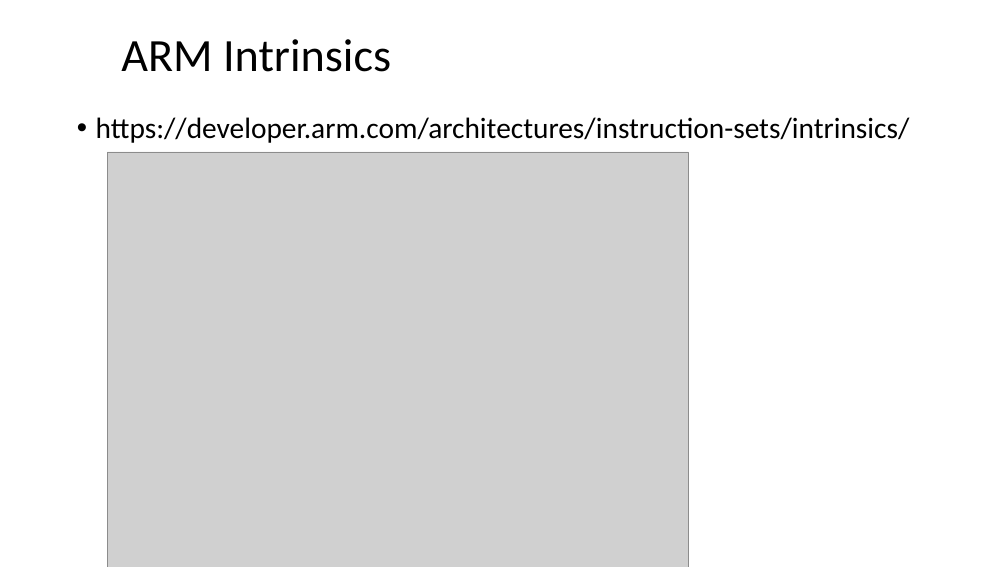
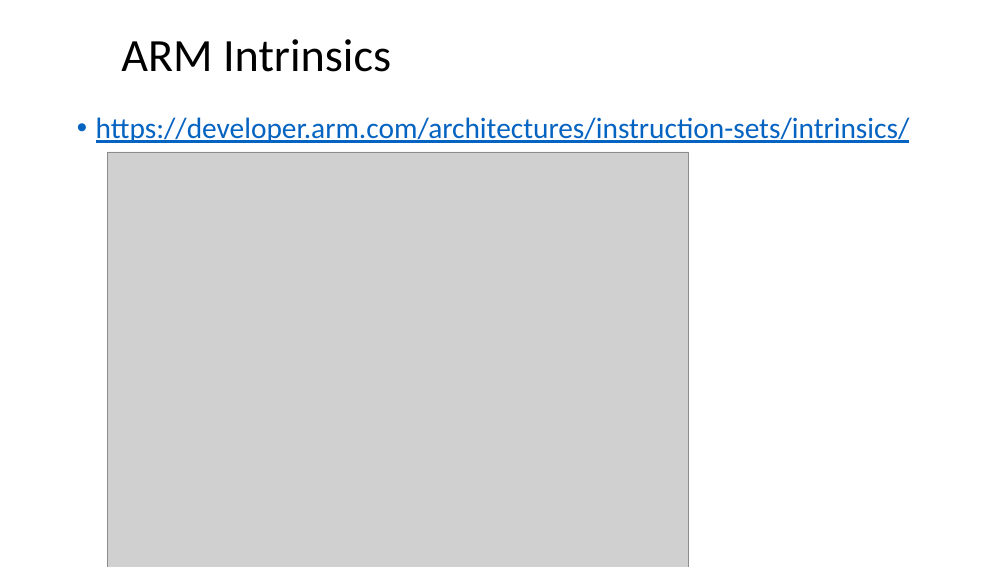
Before and after one commit to ShiqiYu/CPP, a slide deck: slide 10 of week08/Lab08.pptx. Drawn at 1008x567 pixels with LibreOffice and Linux fonts; fonts in the diff are those of the drawing; grey boxes stand for pictures; background and template pictures are left out. Boxes give left, top, right and bottom in pixels: in the first picture for what was removed or moved away, otherwise in the second. Text is boxed around its words. In the diff, an @@ line names an element or a change of style, - is before the commit and + after.

```diff
--- a/week08/Lab08.pptx
+++ b/week08/Lab08.pptx
@@ text "https://developer.arm.com/architectures/instruction-sets/int ..." at (96,117,910,143): text colour #000000 to #0563C1, underline on @@
```
